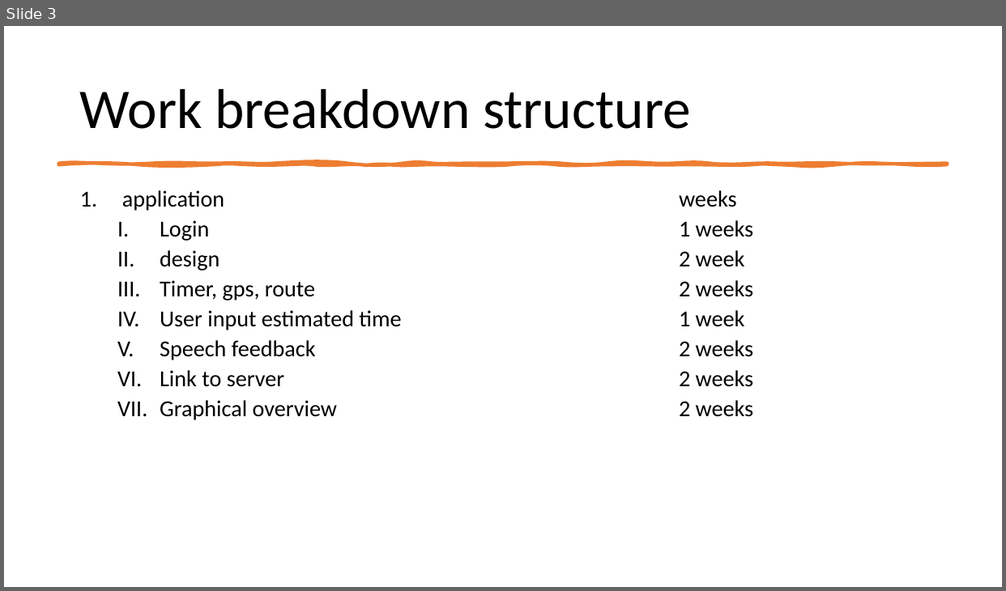
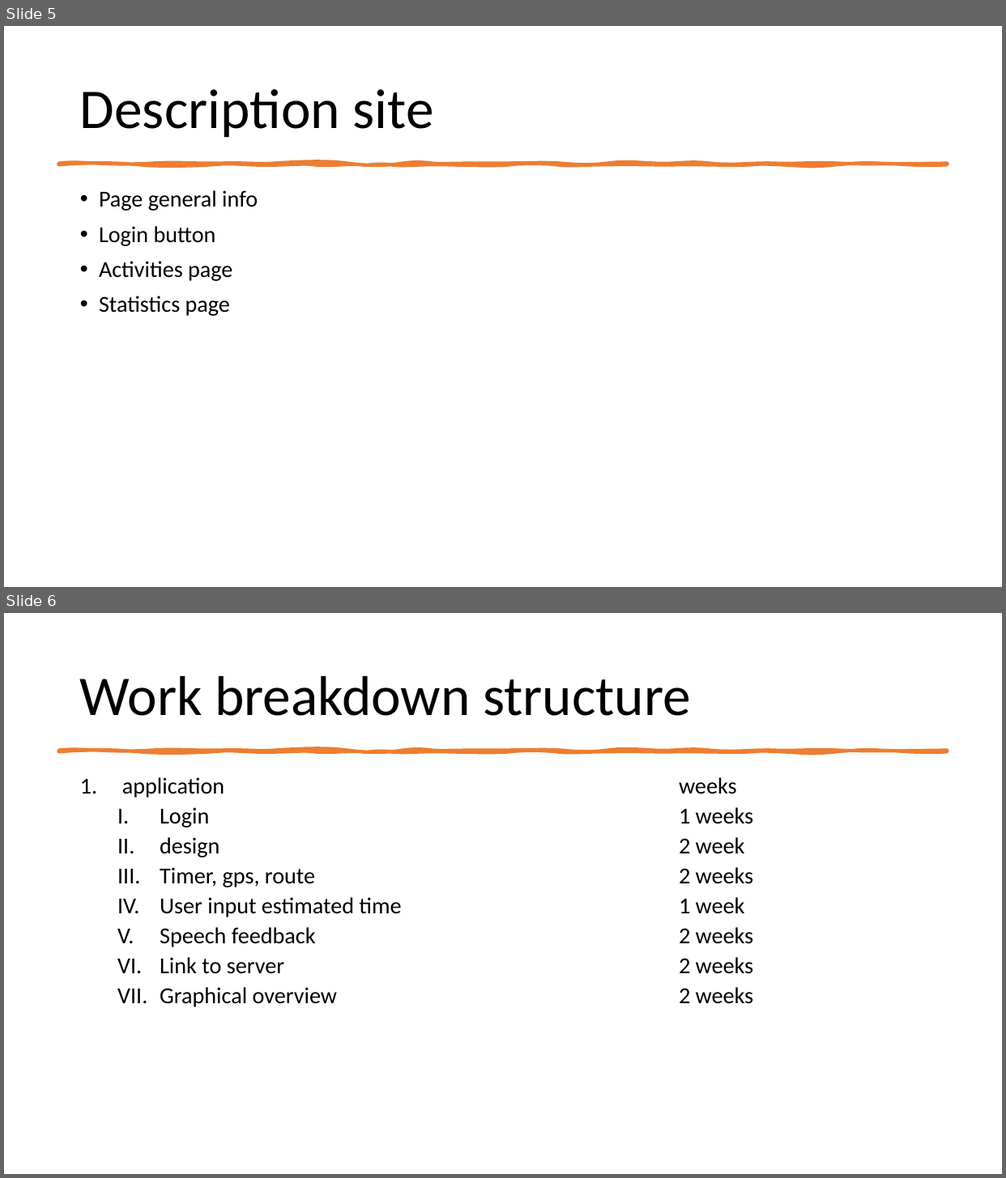
Before and after one commit to nielsver/practice-enterprise, a slide deck: Presentation project.pptx. Shown one above the other, each under a label of ours: slide 3 before the commit, slides 5 and 6 after it. The pictures are 1006x591 and 1006x1178 pixels, drawn with LibreOffice and Linux fonts; fonts in the diff are those of the drawing. Boxes give left, top, right and bottom in pixels: in the first picture for what was removed or moved away, otherwise in the second. Text is boxed around its words. In the diff, an @@ line names an element or a change of style, - is before the commit and + after.

```diff
--- a/Presentation project.pptx
+++ b/Presentation project.pptx
@@ slide 5 added at bbox=[4, 26, 1002, 587], background #FFFFFF @@
@@ title added at bbox=[80, 89, 434, 138], 54 pt, text #000000 @@
+Description site
@@ freeform shape added at bbox=[58, 163, 948, 165], fill #ED7D31, outline #ED7D31 3.25 pt @@
@@ text added at bbox=[99, 190, 258, 316], 22 pt, text #000000 @@
+• Page general info
+• Login button
+• Activities page
+• Statistics page
@@ what was slide 3 is now slide 6 @@
```
Also in this commit, not shown: 2 slides changed, 2 other slides added.
